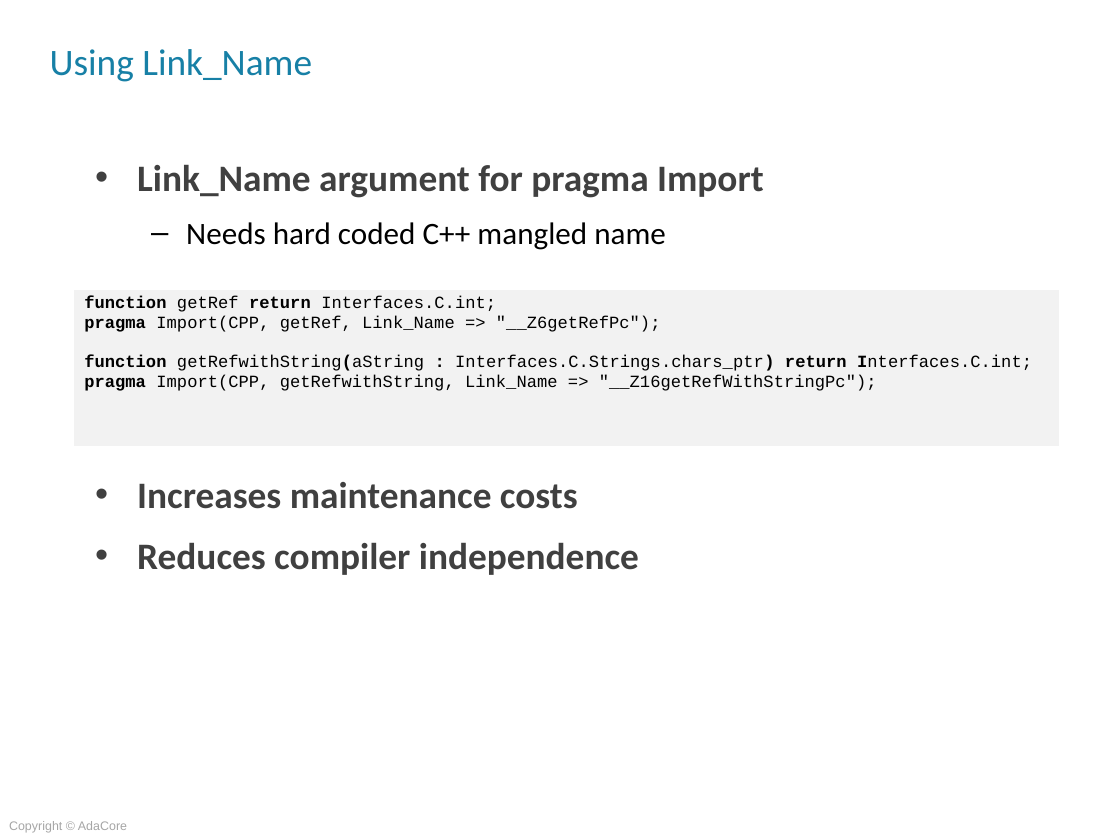
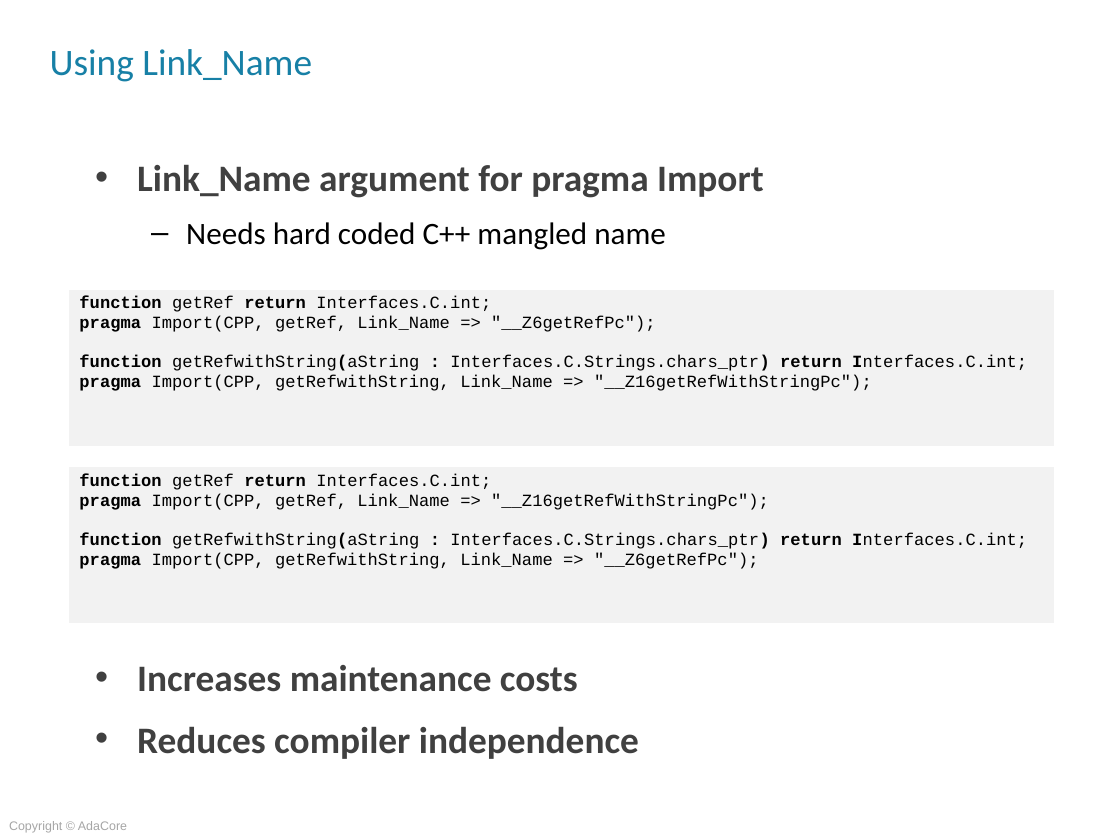
Before and after one commit to AdaCoreU/Courses, a slide deck: slide 5 of lectures/04_Mixed_Language_Programming_In_Ada/03_Ada_and_C++/Slides/03_Ada_and_C++.pptx. Drawn at 1120x840 pixels with LibreOffice and Linux fonts; fonts in the diff are those of the drawing; background and template pictures are left out. Boxes give left, top, right and bottom in pixels: in the first picture for what was removed or moved away, otherwise in the second. Text is boxed around its words. In the diff, an @@ line names an element or a change of style, - is before the commit and + after.

```diff
--- a/lectures/04_Mixed_Language_Programming_In_Ada/03_Ada_and_C++/Slides/03_Ada_and_C++.pptx
+++ b/lectures/04_Mixed_Language_Programming_In_Ada/03_Ada_and_C++/Slides/03_Ada_and_C++.pptx
@@ text "Link_Name argument for pragma Import" rewrapped from box(137, 164, 764, 575) to box(137, 164, 764, 759) @@
@@ table: place and size @@
-table at box(73, 289, 1060, 447)
+table at box(68, 289, 1055, 447)
@@ table added at box(68, 467, 1055, 625), 1 rows, 1 columns @@
+function getRef return Interfaces.C.int; / pragma Import(CPP, getRef, Link_Name => "__Z16getRefWithStringPc"); / function getRefwithString(aString : Interfaces.C.Strings.chars_ptr) return Interfaces.C.int; / pragma Import(CPP, getRefwithString, Link_Name => "__Z6getRefPc");
```
Also in this commit, not shown: 4 other slides changed, 1 other file.
